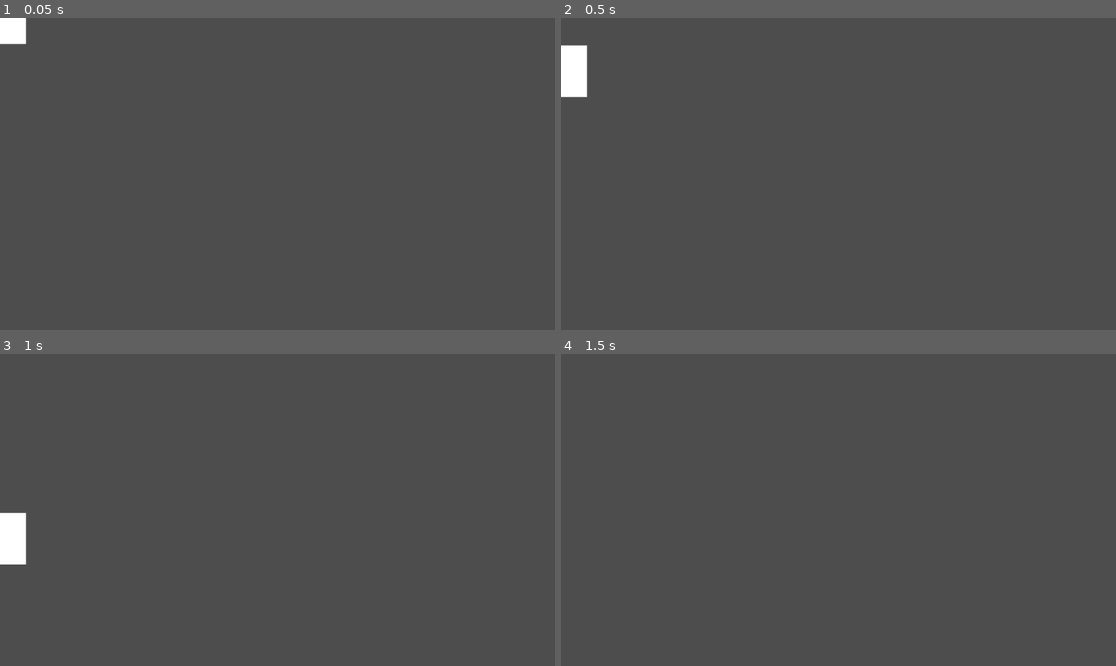
Above: before the commit, frames 1-4 (two rows, left to right).
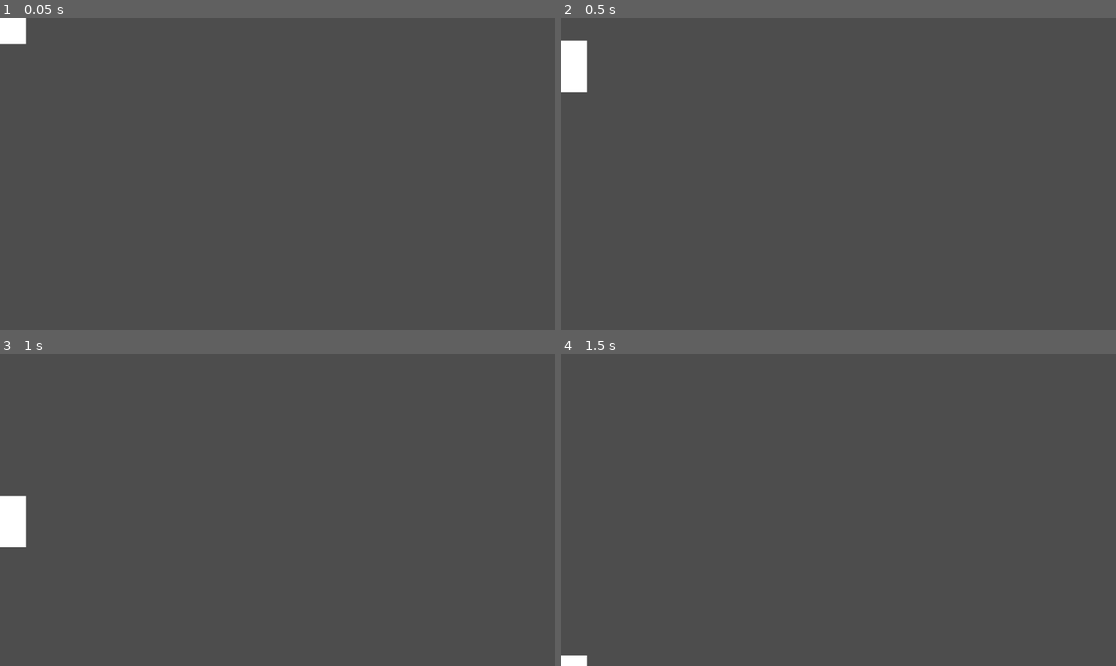
Above: after the commit, the same moments.

Repository: Huntracony/cute-crate-carrier
Game: Godot game, scene res://container.tscn
Same seed, same stepped clock (60 frames per second), same inputs: the game is played once before the commit and once after it. This scene is started directly instead of the project's main scene.
Inputs (mouse positions are in pixels of both pictures, inside the frame that each line leads up to):
- Up to frame 1 (0.05 s): no input
- Up to frame 2 (0.5 s): no input
- Up to frame 3 (1 s): move the mouse to (399, 494) at 0.52 s; click (399, 494) at 0.67 s
- Up to frame 4 (1.5 s): move the mouse to (727, 525) at 1.27 s; click (727, 525) at 1.42 s

Frame 1 is identical in both runs. In frame 2, 0.2% of the frame differs, in the area x 0-5%, y 7-26%; in frame 3, 0.5%, in the area x 0-5%, y 45-68%; in frame 4, 0.2%.

Commit message:
Fixed gravity, as it wasn't doing anything

Diff:
--- a/container.gd
+++ b/container.gd
@@ -1,6 +1,5 @@
 extends RigidBody2D
 
-const GRAVITY = 100
 const FORCE_FACTOR = 15
 var grabbed = false
 var grabPos = Vector2()
@@ -8,7 +7,7 @@
 func _ready():
 	linear_damp = 1.0
 	angular_damp = 0.1
-	add_constant_force(Vector2(0, GRAVITY))
+	gravity_scale = 1.0
 
 func _physics_process(_delta):
 	if not grabbed: return
